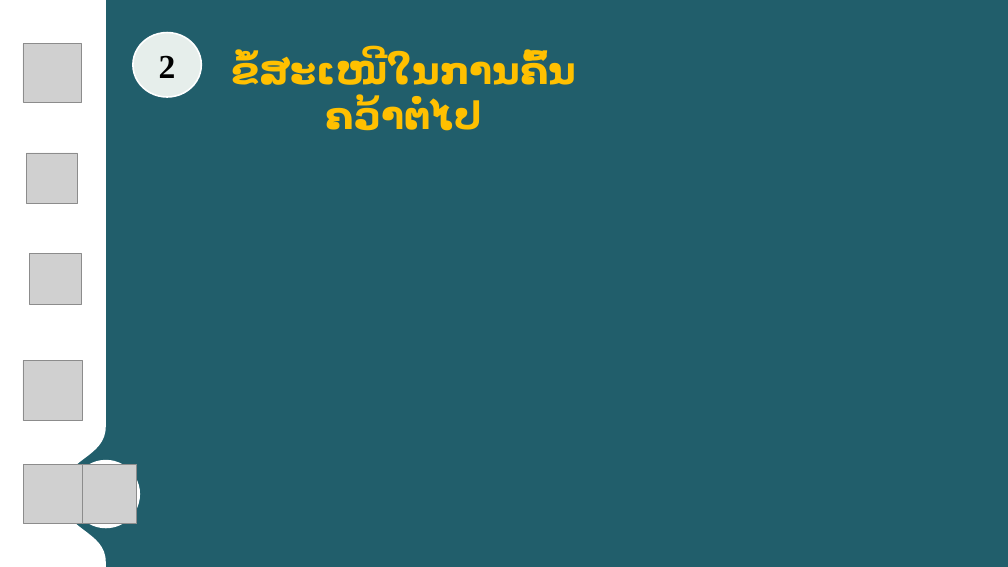
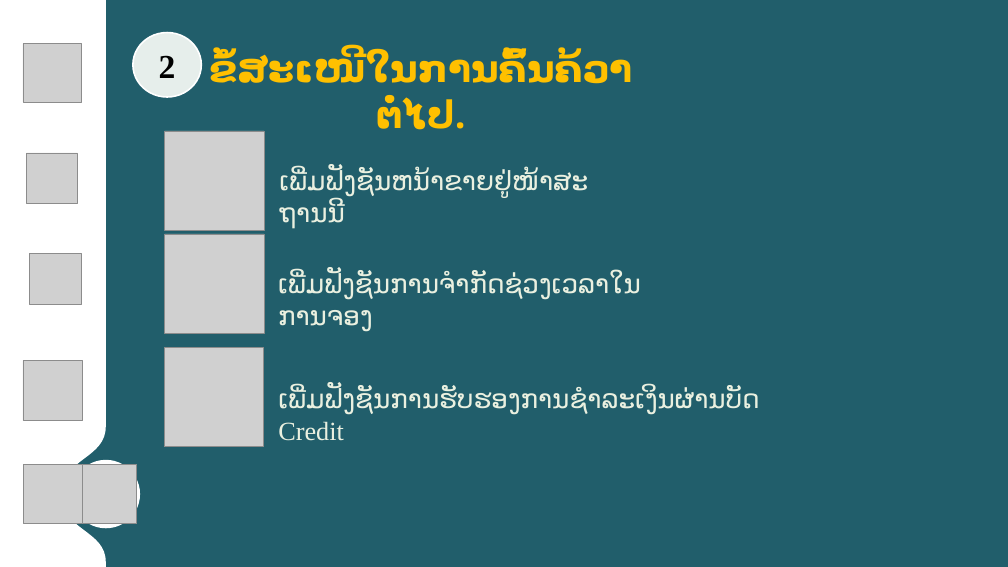
Before and after one commit to Phonekham/BusReservationDocs, a slide deck: slide 28 of Present Final.pptx (slide 27 before the commit). Drawn at 1008x567 pixels with LibreOffice and Linux fonts; fonts in the diff are those of the drawing; grey boxes stand for pictures; background and template pictures are left out. Boxes give left, top, right and bottom in pixels: in the first picture for what was removed or moved away, otherwise in the second. Text is boxed around its words. In the diff, an @@ line names an element or a change of style, - is before the commit and + after.

```diff
--- a/Present Final.pptx
+++ b/Present Final.pptx
@@ text at (209, 52, 633, 130): text changed @@
-ຂໍ້ສະເໜີໃນການຄົ້ນຄວ້າຕໍ່ໄປ
+ຂໍ້ສະເໜີໃນການຄົ້ນຄ້ວາຕໍ່ໄປ.
@@ picture added at (165, 131, 264, 230) @@
@@ text added at (279, 169, 588, 196), 25 pt, text #EAF0E0 @@
+ເພີ່ມຟັງຊັນຫນ້າຂາຍຢູ່ໜ້າສະຖານນີ
@@ picture added at (165, 234, 264, 333) @@
@@ text added at (278, 272, 641, 299), 25 pt, text #EAF0E0 @@
+ເພີ່ມຟັງຊັນການຈຳກັດຊ່ວງເວລາໃນການຈອງ
@@ picture added at (164, 348, 263, 447) @@
@@ text added at (278, 387, 759, 414), 25 pt, text #EAF0E0 @@
+ເພີ່ມຟັງຊັນການຮັບຮອງການຊຳລະເງິນຜ່ານບັດ Credit
```
Also in this commit, not shown: 11 other slides changed, 1 slide added, 1 other file.
